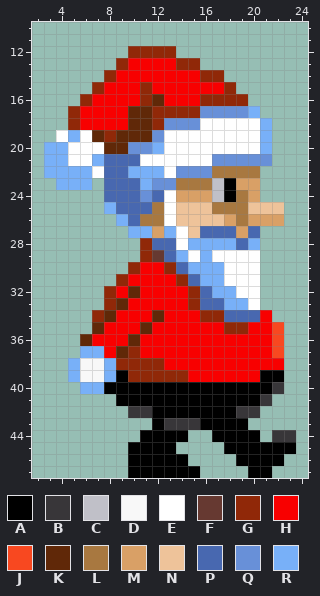
A pixel-art sprite gets an edit: assets/player/walk/santa_walk_3.png. This is how it looked before the edit.
The file is 32x48 pixels. Shown: x 2..24, y 10..47.
Palette (. is transparent): A #000000  B #383639  C #c0c0c8  D #f8f8f8  E #ffffff  F #663931  G #902808  H #f80000  J #f84820  K #602808  L #a87840  M #d9a066  N #eec39a  P #4868b0  Q #6890d8  R #78b0f8
And afterwards:
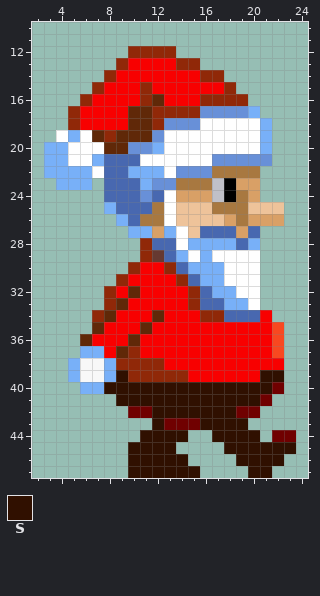
Colours new in this view: S #301000
Difference:
colour B: #383639 -> #700000
Changed rows in their new state; - is a pixel that keeps its letter.
first column x 18:
35 HH
first column x 8:
39 -S-----------SS-
40 SSSSSSSSSSSSSS--
41 -SSSSSSSSSSSS---
42 ----SSSSSSS-----
43 ----S---SSSS----
44 ---SSSS--SSSS---
45 --SSSS----SSSSSS
46 --SSSSS----SSSS-
47 --SSSSSS----SS--
Where, in picture pixels (left, top, right, bottom), the same in both pictures:
changed: (104, 322, 296, 478)
